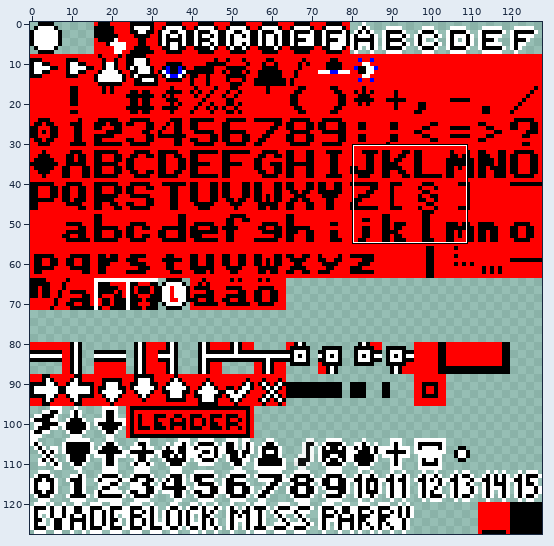
Sprite sheet -- resources/sprites/charset.png. Above, an overview of the earlier version with the close-up marked.
Close-up. Earlier state:
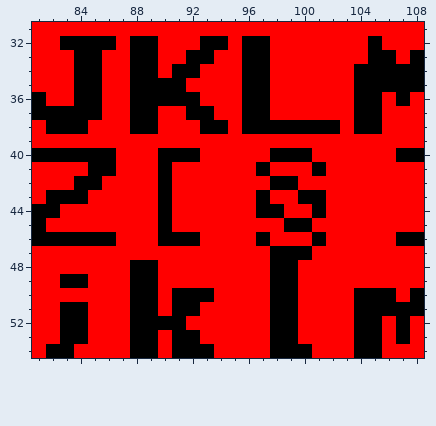
The file is 128x128 pixels. Shown: x 81..108, y 31..54.
Now the later version:
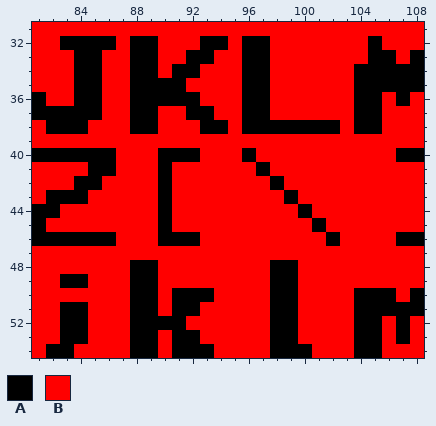
Palette (. is transparent): A #000000  B #ff0000
From old to new:
y 40: x 96 B -> A; x 98..100 AAA -> BBB
y 41: x 101 A -> B
y 42: x 99 A -> B
y 43: x 97 A -> B; x 99..101 BAA -> ABB
y 44: x 97..98 AA -> BB; x 100..101 BA -> AB
y 45: x 99..101 AAB -> BBA
y 46: x 97 A -> B; x 101..102 AB -> BA
y 47: x 98..100 AAA -> BBB
